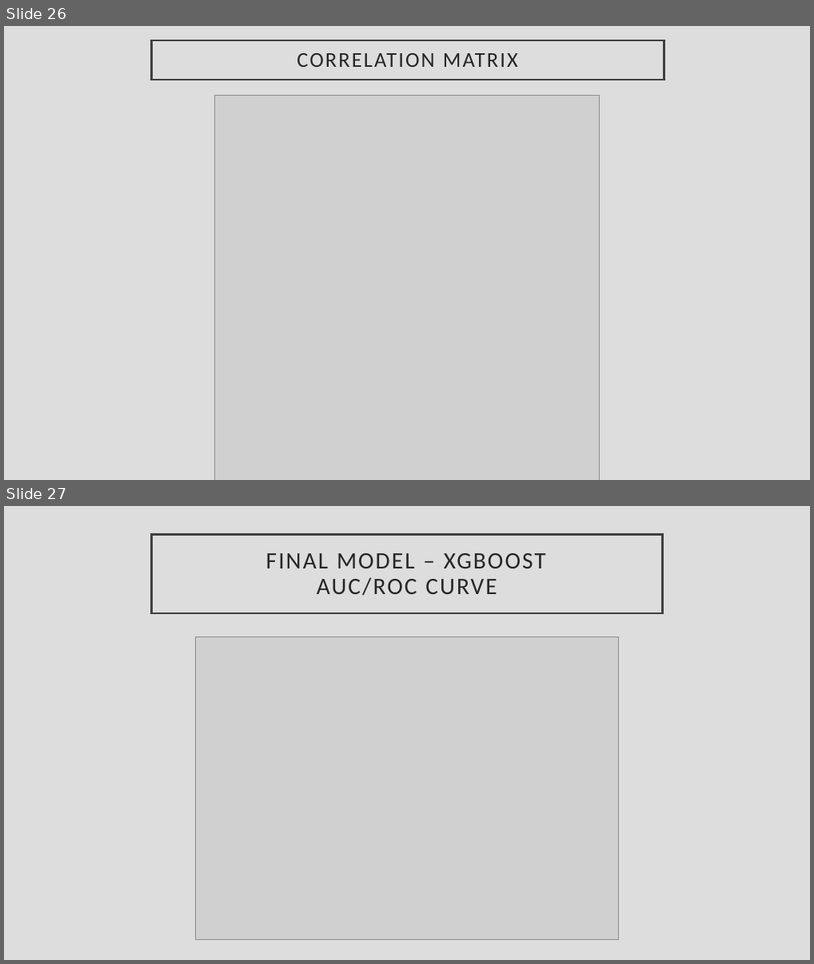
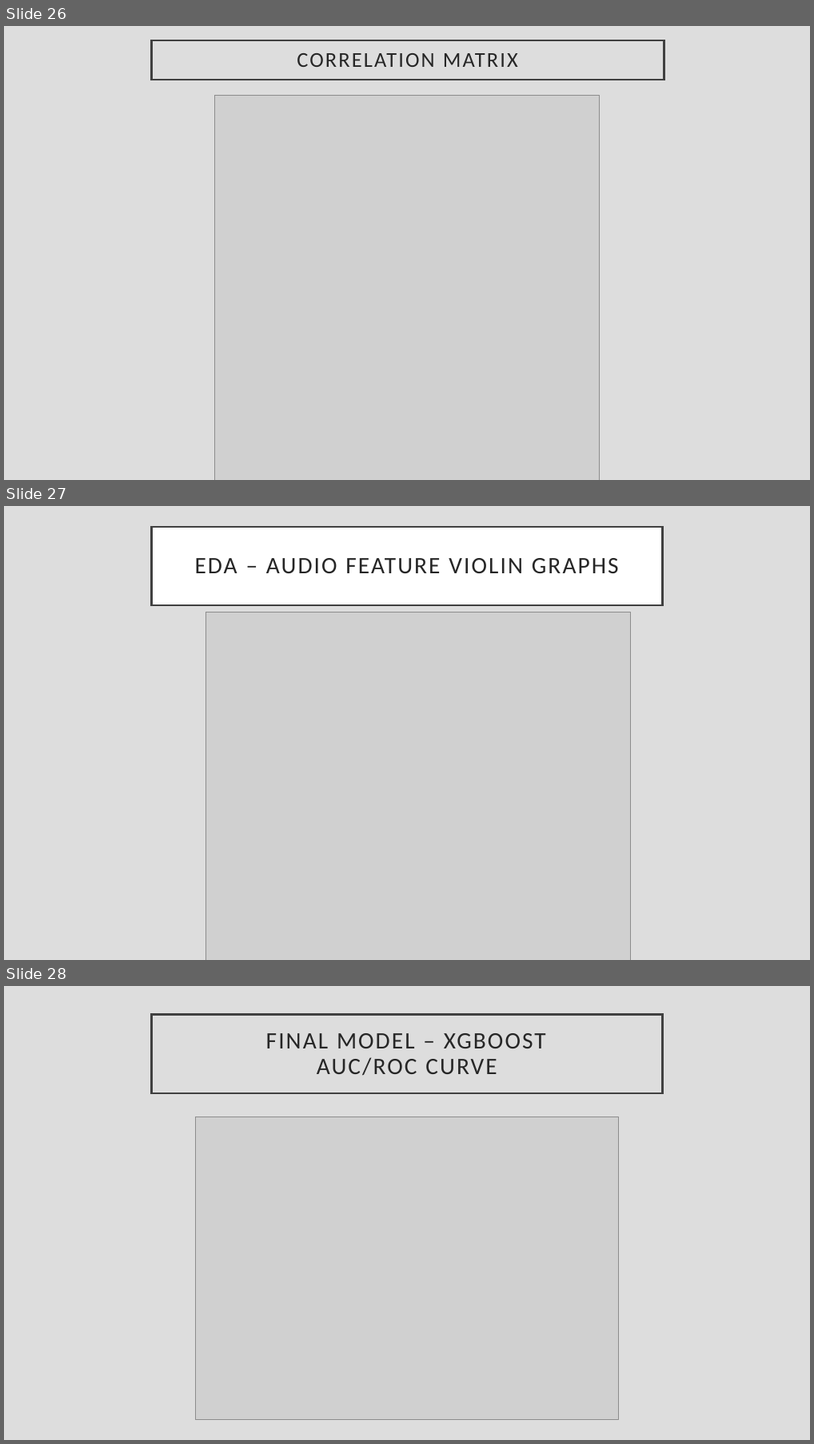
Before and after one commit to chan-chris/Metis_proj3, a slide deck: presentations/bbspot_final.pptx. Shown one above the other, each under a label of ours: slides 26 and 27 before the commit, slides 26, 27 and 28 after it. The pictures are 814x964 and 814x1444 pixels, drawn with LibreOffice and Linux fonts; fonts in the diff are those of the drawing; grey boxes stand for pictures. Boxes give left, top, right and bottom in pixels: in the first picture for what was removed or moved away, otherwise in the second. Text is boxed around its words. In the diff, an @@ line names an element or a change of style, - is before the commit and + after.

```diff
--- a/presentations/bbspot_final.pptx
+++ b/presentations/bbspot_final.pptx
@@ slide 27 added at box(4, 506, 810, 960), background #DDDDDD @@
@@ title added at box(152, 527, 662, 605), fill #FFFFFF, outline #404040 2.5 pt, 28 pt, text #262626 @@
+EDA – AUDIO FEATURE VIOLIN GRAPHS
@@ picture added at box(206, 612, 630, 960) @@
@@ what was slide 27 is now slide 28 @@
```
Also in this commit, not shown: 2 slides changed, 8 other files.
